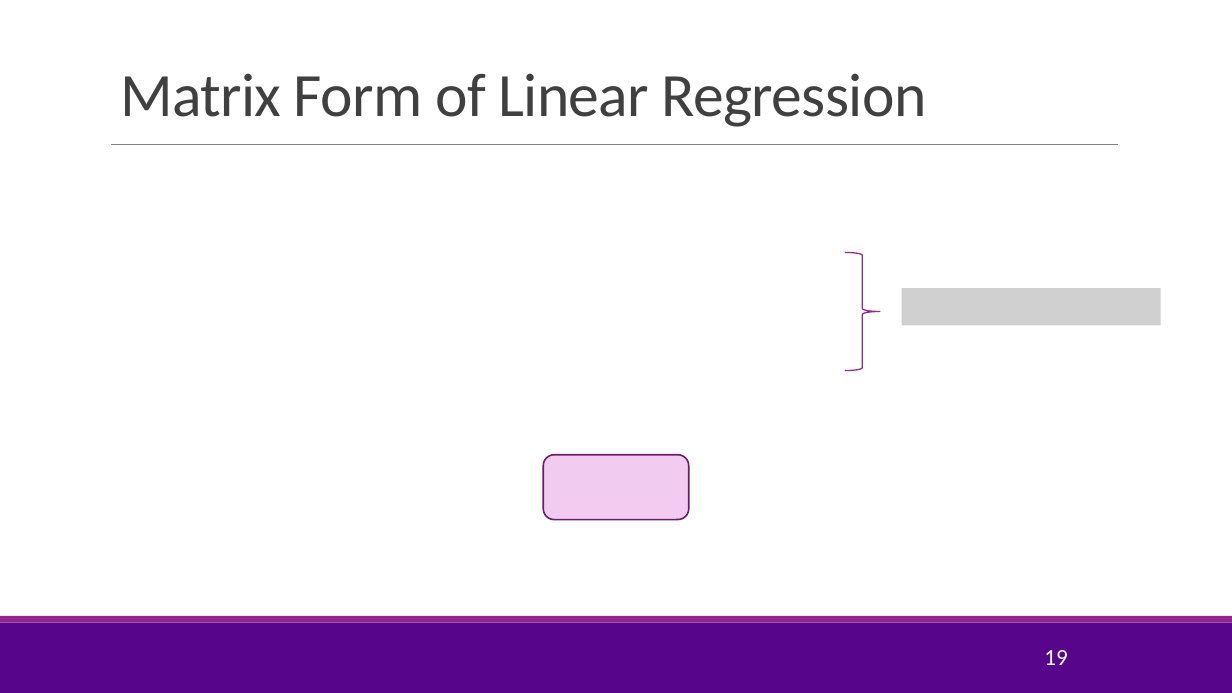
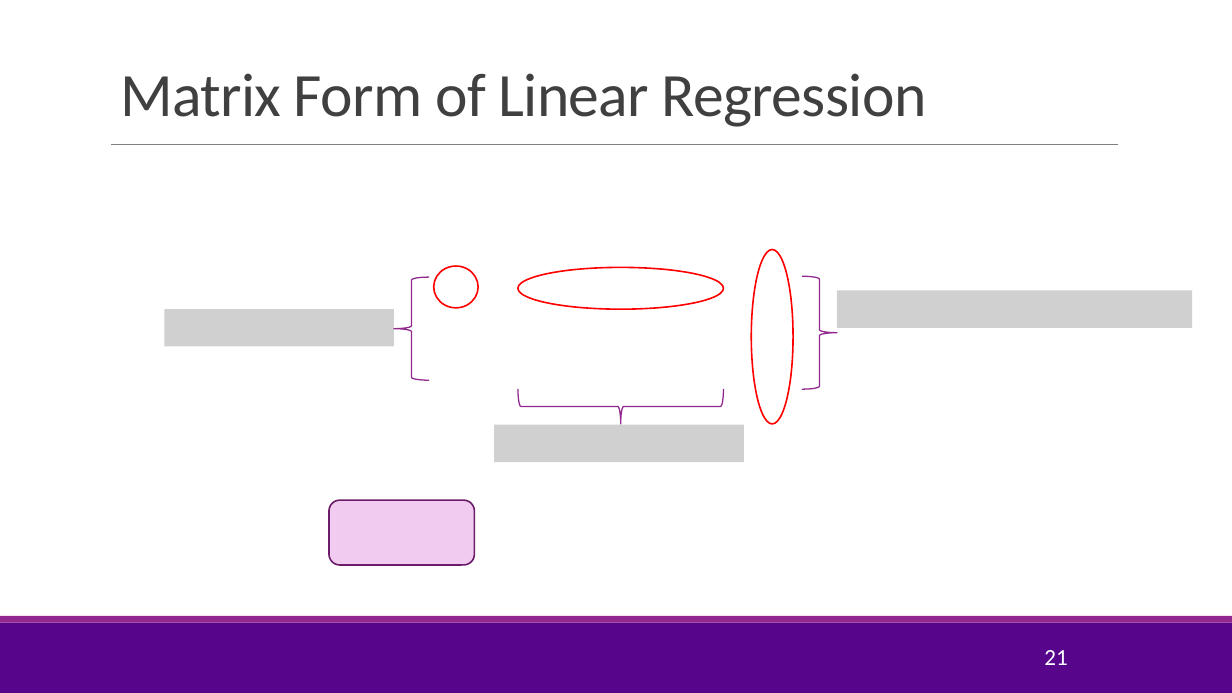
Before and after one commit to sdrangan/introml, a slide deck: slide 21 of lectures/Lect03_MultLinRegression.pptx (slide 19 before the commit). Drawn at 1232x693 pixels with LibreOffice and Linux fonts; fonts in the diff are those of the drawing; grey boxes stand for pictures; background and template pictures are left out. Boxes give left, top, right and bottom in pixels: in the first picture for what was removed or moved away, otherwise in the second. Text is boxed around its words. In the diff, an @@ line names an element or a change of style, - is before the commit and + after.

```diff
--- a/lectures/Lect03_MultLinRegression.pptx
+++ b/lectures/Lect03_MultLinRegression.pptx
@@ ellipse added at box(433, 266, 478, 308), outline #FF0000 1.25 pt @@
@@ ellipse added at box(518, 267, 724, 309), outline #FF0000 1.25 pt @@
@@ ellipse added at box(751, 250, 793, 424), outline #FF0000 1.25 pt @@
@@ group added at box(165, 277, 744, 462): 2 right braces, 2 pictures @@
@@ right brace: place and size @@
-right brace at box(845, 252, 880, 371)
+right brace at box(802, 276, 837, 389)
@@ picture: place and size @@
-picture at box(902, 288, 1161, 325)
+picture at box(837, 290, 1192, 327)
@@ rounded rectangle: place and size @@
-rounded rectangle at box(543, 455, 689, 519)
+rounded rectangle at box(329, 500, 474, 565)
@@ page number at box(1044, 650, 1067, 665): text changed @@
-19
+21
```
Also in this commit, not shown: 5 other slides changed, 4 slides added, 2 slides removed, 4 other files.
